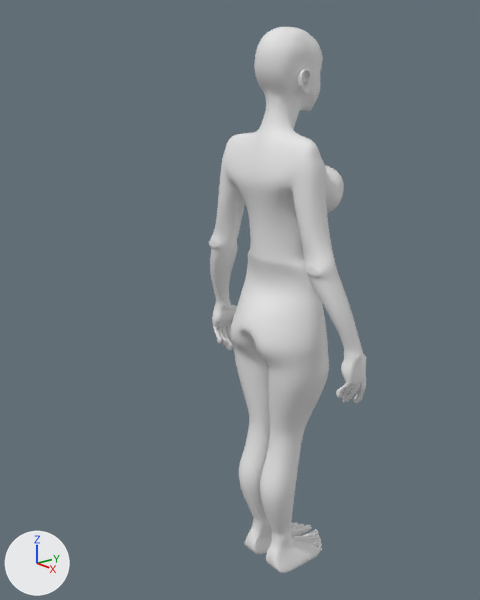
Before and after pictures for a commit that changed the Blender file character.blend.
Both versions are drawn from a 50 mm camera at (3.96, -3.67, 4.39) aimed at (-1.12, 0.5, 2.35). Lighting does not change. The marker at lower left points along +X, +Y and +Z.

The first picture shows 'body'.
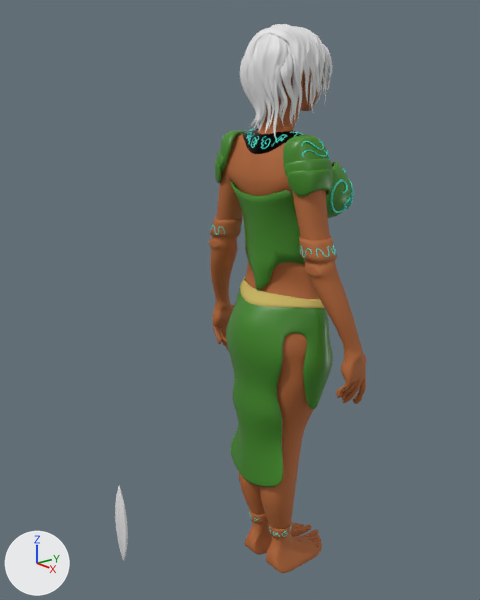
Location of each change, (x1, y1, x2, y2) in pixels of the pictures (480 x 600 px):
'body', recoloured (grey to brown): (209, 27, 366, 573) in both
'skirt', shown (green): after (226, 289, 333, 487)
'top', shown (green): after (231, 160, 352, 290)
'shoulder pad', shown (green): after (214, 130, 332, 197)
'body.001', added (brown): after (210, 217, 337, 262)
'belt', shown: after (240, 277, 325, 308)
'NurbsPath.037', shown: after (269, 24, 305, 125)
'NurbsPath.045', shown: after (268, 35, 287, 129)
'NurbsPath.035', shown: after (248, 34, 268, 127)
'BezierCurve', shown: after (211, 129, 353, 537)
'necklace', shown: after (243, 129, 302, 154)
'NurbsPath.044', shown: after (257, 34, 274, 127)
'NurbsPath.034', shown: after (240, 27, 272, 127)
'NurbsPath', shown: after (115, 486, 128, 561)
'NurbsPath.012', shown: after (281, 40, 297, 122)
'NurbsPath.039', shown: after (292, 26, 319, 113)
'anklet', added: after (249, 509, 291, 539)
'NurbsPath.040', shown: after (301, 27, 325, 92)
'NurbsPath.013', shown: after (274, 64, 288, 126)
'NurbsPath.011', shown: after (292, 53, 302, 119)
'NurbsPath.038', shown: after (290, 27, 310, 123)
'NurbsPath.010', shown: after (303, 45, 310, 103)
'NurbsPath.009', shown: after (307, 45, 314, 110)
'NurbsPath.016', shown: after (259, 82, 271, 133)
'NurbsPath.041', shown: after (323, 45, 329, 97)
'NurbsPath.014', shown: after (277, 85, 284, 120)
'NurbsPath.015', shown: after (272, 96, 278, 136)
'NurbsPath.007', shown: after (317, 53, 321, 96)
'NurbsPath.043', shown: after (323, 44, 332, 89)
'NurbsPath.017', shown: after (259, 107, 266, 131)
'NurbsPath.042', shown: after (325, 56, 330, 90)
'NurbsPath.006', shown: after (322, 73, 326, 100)
'NurbsPath.002', shown: after (323, 70, 332, 91)
'NurbsPath.008', shown: after (311, 83, 322, 109)
'NurbsPath.029', shown: after (240, 78, 256, 126)
'NurbsPath.003', shown: after (323, 67, 329, 83)

Edits to the bpy script that builds the scene:
```text
Change me_cylinder:
    where me_cylinder.from_pydata(...)  # 1794 vertices, 1796 faces; spans x -0.9..0.9, y -0.46..0.55, z -2.85..1.87
    add me_cylinder.materials.append(mat_skin_brown)  # brown #b26634
Change me_cylinder_001:
    where me_cylinder_001.from_pydata(...)  # 36 vertices, 22 faces; spans x 0.0..0.551, y -0.318..0.52, z -0.182..0.931
    add me_cylinder_001.materials.append(mat_metal_green)  # green #418726
Change me_cylinder_004:
    where me_cylinder_004.from_pydata(...)  # 43 vertices, 24 faces; spans x 0.268..0.615, y -0.362..0.154, z 0.601..1.141
    add me_cylinder_004.materials.append(mat_metal_green)  # green #418726
Change me_cylinder_005:
    where me_cylinder_005.from_pydata(...)  # 58 vertices, 36 faces; spans x 0.0..0.57, y -0.49..0.38, z -1.94..-0.2
    add me_cylinder_005.materials.append(mat_metal_green)  # green #418726
Add me_cylinder_009:
    me_cylinder_009.from_pydata([(0.136, 0.085, 0.618), (0.257, -0.012, 0.617), (0.231, -0.146, 0.616), (0.048, 0.045, 0.619), (0.027, -0.089, 0.618), (0.106, -0.185, 0.616), (0.031, -0.093, 0.517), (0.219, -0.143, 0.515), (0.117, -0.162, 0.516), (0.061, 0.042, 0.519), (0.229, -0.019, 0.517), (0.136, 0.109, 0.519)], [], [(8, 7, 2, 5), (10, 11, 0, 1), (7, 10, 1, 2), (6, 8, 5, 4), (11, 9, 3, 0), (9, 6, 4, 3)])
    me_cylinder_009.polygons.foreach_set('use_smooth', [True] * 6)
    me_cylinder_009.materials.append(mat_skin_brown)  # brown #b26634
Add me_cylinder_008:
    me_cylinder_008.from_pydata([(0.458, 0.019, 3.36), (0.388, -0.132, 3.36), (0.459, -0.256, 3.36), (0.592, 0.021, 3.36), (0.644, -0.14, 3.36), (0.594, -0.249, 3.36), (0.483, 0.011, 3.212), (0.408, -0.129, 3.212), (0.485, -0.256, 3.212), (0.679, 0.013, 3.212), (0.706, -0.133, 3.212), (0.675, -0.251, 3.212)], [], [(5, 2, 8, 11), (0, 3, 9, 6), (3, 4, 10, 9), (1, 0, 6, 7), (2, 1, 7, 8), (4, 5, 11, 10)])
    me_cylinder_008.polygons.foreach_set('use_smooth', [True] * 6)
    me_cylinder_008.materials.append(mat_skin_brown)  # brown #b26634
Change ob_lashes:
    remove ob_lashes.hide_set(True)
Change ob_top:
    remove ob_top.hide_set(True)
Change ob_beziercurve:
    remove ob_beziercurve.hide_set(True)
Change ob_necklace:
    remove ob_necklace.hide_set(True)
Change ob_shoulder_pad:
    remove ob_shoulder_pad.hide_set(True)
Change ob_skirt:
    remove ob_skirt.hide_set(True)
Change ob_belt:
    remove ob_belt.hide_set(True)
Change ob_nurbspath:
    remove ob_nurbspath.hide_set(True)
Change ob_beziercircle:
    remove ob_beziercircle.hide_set(True)
Change ob_nurbspath_002:
    remove ob_nurbspath_002.hide_set(True)
Change ob_nurbspath_003:
    remove ob_nurbspath_003.hide_set(True)
Change ob_nurbspath_004:
    remove ob_nurbspath_004.hide_set(True)
Change ob_nurbspath_009:
    remove ob_nurbspath_009.hide_set(True)
Change ob_nurbspath_010:
    remove ob_nurbspath_010.hide_set(True)
Change ob_nurbspath_011:
    remove ob_nurbspath_011.hide_set(True)
Change ob_nurbspath_012:
    remove ob_nurbspath_012.hide_set(True)
Change ob_nurbspath_013:
    remove ob_nurbspath_013.hide_set(True)
Change ob_nurbspath_014:
    remove ob_nurbspath_014.hide_set(True)
Change ob_nurbspath_015:
    remove ob_nurbspath_015.hide_set(True)
Change ob_nurbspath_016:
    remove ob_nurbspath_016.hide_set(True)
Change ob_nurbspath_017:
    remove ob_nurbspath_017.hide_set(True)
Change ob_nurbspath_018:
    remove ob_nurbspath_018.hide_set(True)
Change ob_nurbspath_029:
    remove ob_nurbspath_029.hide_set(True)
Change ob_nurbspath_034:
    remove ob_nurbspath_034.hide_set(True)
Change ob_nurbspath_035:
    remove ob_nurbspath_035.hide_set(True)
Change ob_nurbspath_037:
    remove ob_nurbspath_037.hide_set(True)
Change ob_nurbspath_039:
    remove ob_nurbspath_039.hide_set(True)
Change ob_nurbspath_040:
    remove ob_nurbspath_040.hide_set(True)
Change ob_nurbspath_041:
    remove ob_nurbspath_041.hide_set(True)
Change ob_nurbspath_042:
    remove ob_nurbspath_042.hide_set(True)
Change ob_nurbspath_043:
    remove ob_nurbspath_043.hide_set(True)
Add ob_anklet:
    ob_anklet = bpy.data.objects.new('anklet', me_cylinder_009)  # modifiers MIRROR, SUBSURF, SOLIDIFY
    ob_anklet.location = (0.0, 0.0, 0.0)
Add ob_body_001:
    ob_body_001 = bpy.data.objects.new('body.001', me_cylinder_008)  # modifiers SUBSURF, SOLIDIFY, MIRROR
    ob_body_001.location = (0.0, 0.0, 0.0)
```
